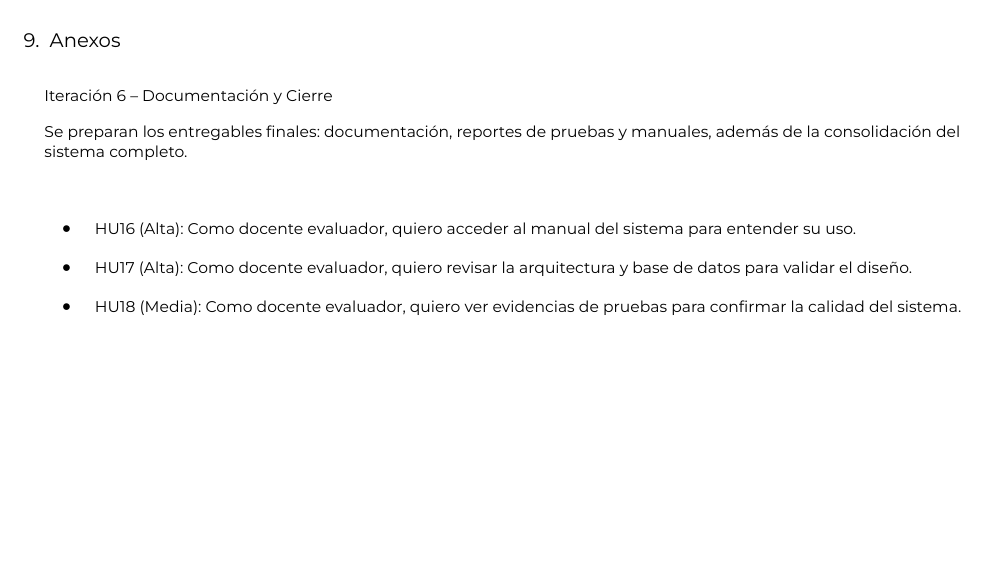
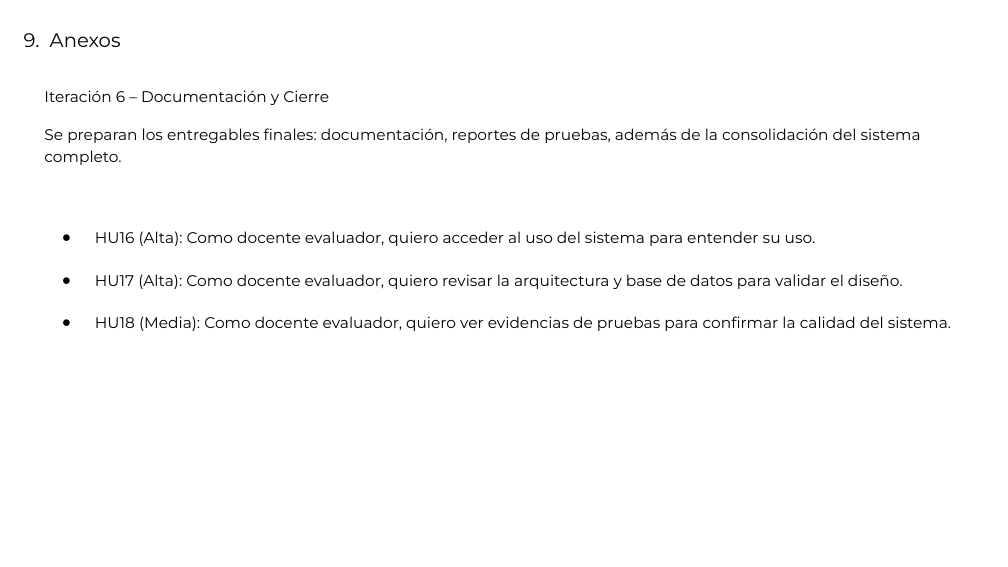
Before and after one commit to mauriciopinavalenzuela/CAPSTONE, a slide deck: slide 17 of DOCUMENTOS FASE1/evidencias grupales/Presentacion_Proyecto.pptx. Drawn at 1008x567 pixels with LibreOffice and Linux fonts; fonts in the diff are those of the drawing. Boxes give left, top, right and bottom in pixels: in the first picture for what was removed or moved away, otherwise in the second. Text is boxed around its words. In the diff, an @@ line names an element or a change of style, - is before the commit and + after.

Commit message:
Agregar nuevos archivos a DOCUMENTOS FASE1

```diff
--- a/DOCUMENTOS FASE1/evidencias grupales/Presentacion_Proyecto.pptx
+++ b/DOCUMENTOS FASE1/evidencias grupales/Presentacion_Proyecto.pptx
@@ text at (44, 90, 951, 331): size 11.2 to 11 pt in "Iteración 6 – Documentación y Cierre", "HU17 (Alta): Como docente evaluador, quiero revisar ...", "HU18 (Media): Como docente evaluador, quiero ver ..."; line spacing 1.05 to 1.15 @@
@@ text at (44, 128, 921, 246): text changed; size 11.2 to 11 pt @@
-Se preparan los entregables finales: documentación, reportes de pruebas y manuales, además de la consolidación del sistema completo.
-● HU16 (Alta): Como docente evaluador, quiero acceder al manual del sistema para entender su uso.
+Se preparan los entregables finales: documentación, reportes de pruebas, además de la consolidación del sistema completo.
+● HU16 (Alta): Como docente evaluador, quiero acceder al uso del sistema para entender su uso.
```
